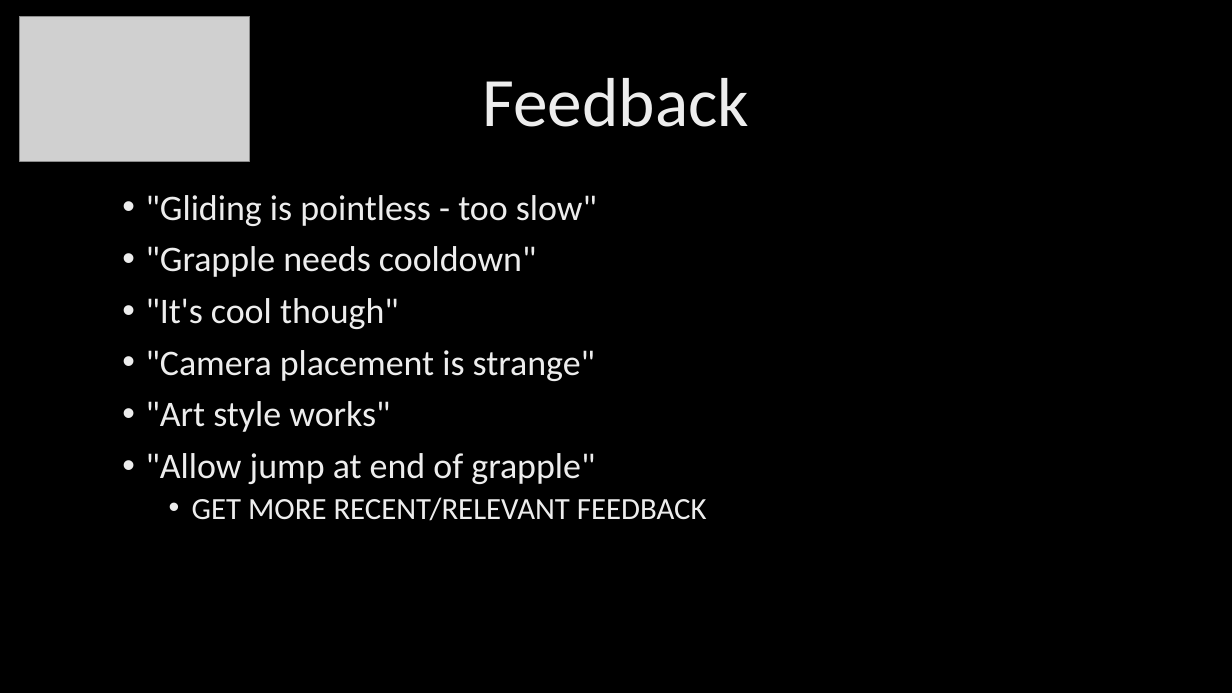
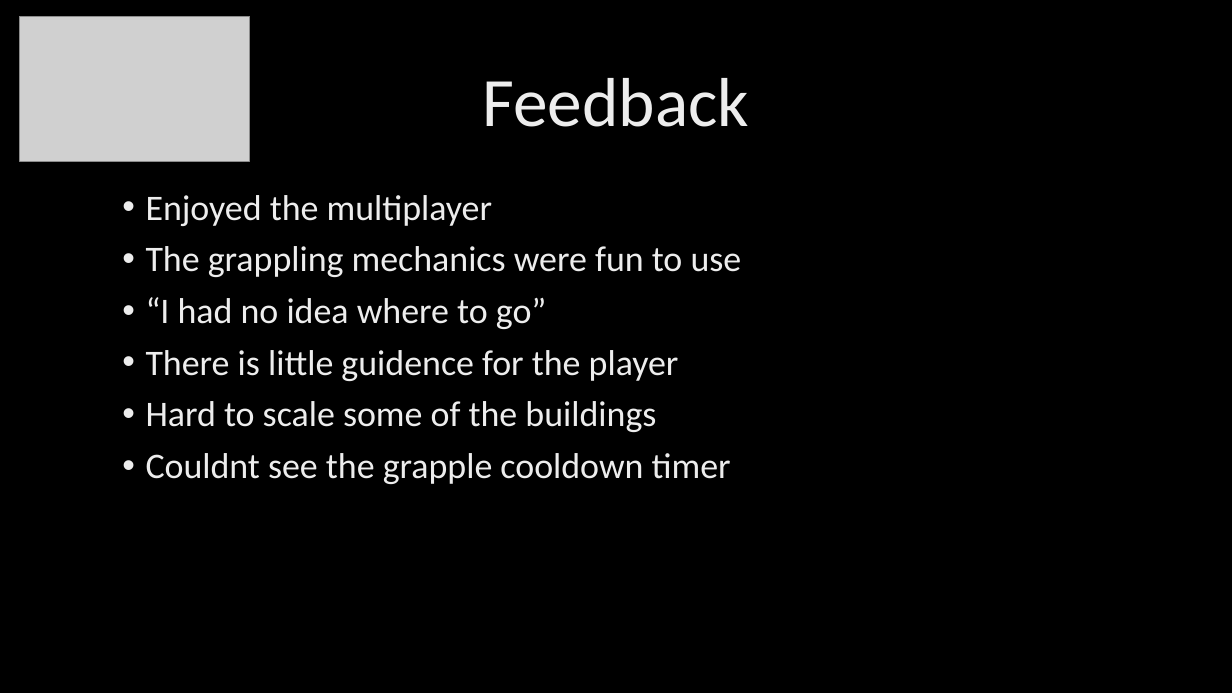
Before and after one commit to UoSGroupProjects1718/level-6-stuck-in-a-lift-studios-1, a slide deck: slide 8 of Group/Presentations/Pitch #2 (New).pptx. Drawn at 1232x693 pixels with LibreOffice and Linux fonts; fonts in the diff are those of the drawing; grey boxes stand for pictures; background and template pictures are left out. Boxes give left, top, right and bottom in pixels: in the first picture for what was removed or moved away, otherwise in the second. Text is boxed around its words. In the diff, an @@ line names an element or a change of style, - is before the commit and + after.

Commit message:
Presentation w/ Changes

```diff
--- a/Group/Presentations/Pitch #2 (New).pptx
+++ b/Group/Presentations/Pitch #2 (New).pptx
@@ text at [146,195,742,484]: text changed @@
-• "Gliding is pointless - too slow"
-• "Grapple needs cooldown"
-• "It's cool though"
-• "Camera placement is strange"
-• "Art style works"
-• "Allow jump at end of grapple"
-  • GET MORE RECENT/RELEVANT FEEDBACK
+• Enjoyed the multiplayer
+• The grappling mechanics were fun to use
+• “I had no idea where to go”
+• There is little guidence for the player
+• Hard to scale some of the buildings
+• Couldnt see the grapple cooldown timer
```
